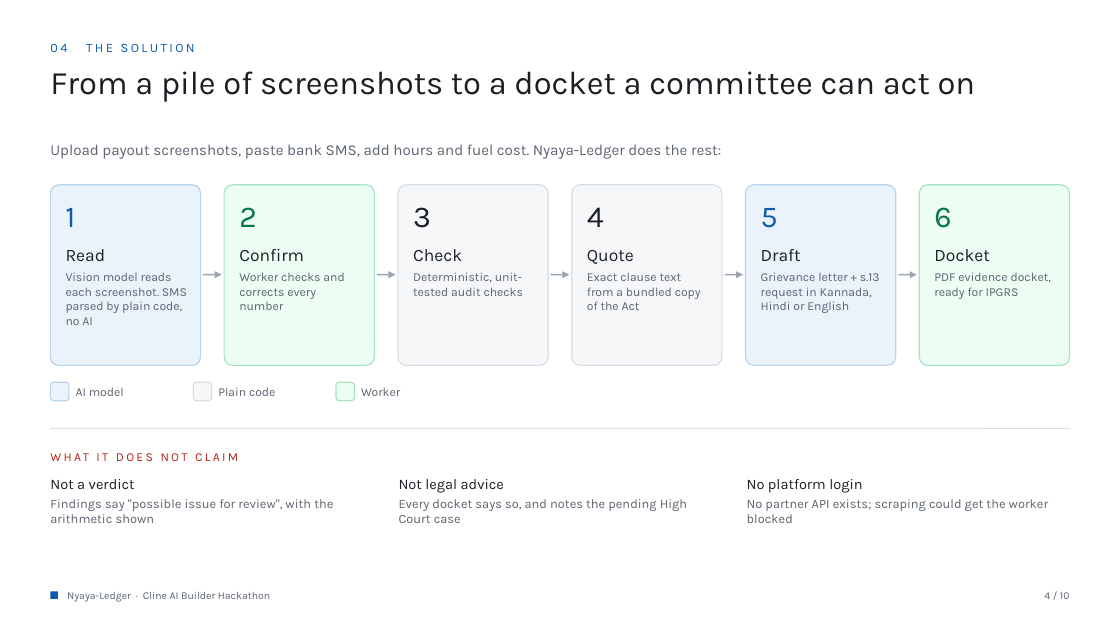
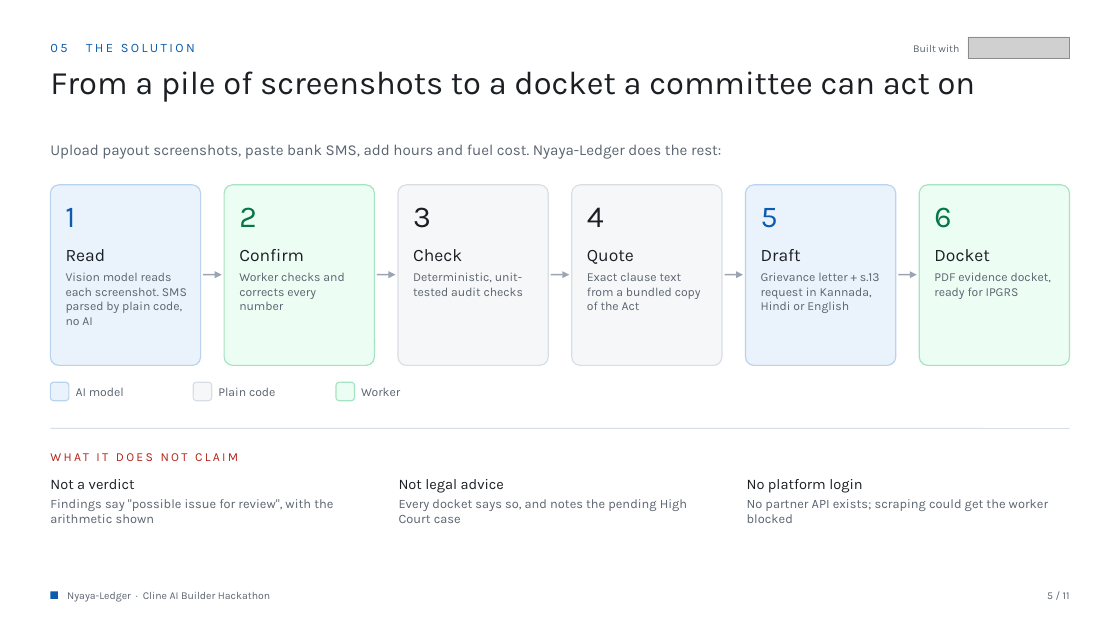
Before and after one commit to devanshjangid2005/nyaya-ledger, a slide deck: slide 5 of docs/Nyaya-Ledger.pptx (slide 4 before the commit). Drawn at 1120x630 pixels with LibreOffice and Linux fonts; fonts in the diff are those of the drawing; grey boxes stand for pictures. Boxes give left, top, right and bottom in pixels: in the first picture for what was removed or moved away, otherwise in the second. Text is boxed around its words. In the diff, an @@ line names an element or a change of style, - is before the commit and + after.

```diff
--- a/docs/Nyaya-Ledger.pptx
+++ b/docs/Nyaya-Ledger.pptx
@@ text at [50, 43, 195, 52]: text changed @@
-04 THE SOLUTION
+05 THE SOLUTION
@@ text added at [913, 45, 959, 52], 9 pt, text #5B6470 @@
+Built with
@@ picture added at [968, 37, 1070, 59] @@
@@ text at [1047, 592, 1070, 599]: text changed @@
-4 / 10
+5 / 11
```
Also in this commit, not shown: 9 other slides changed, 1 slide added, 17 other files.
